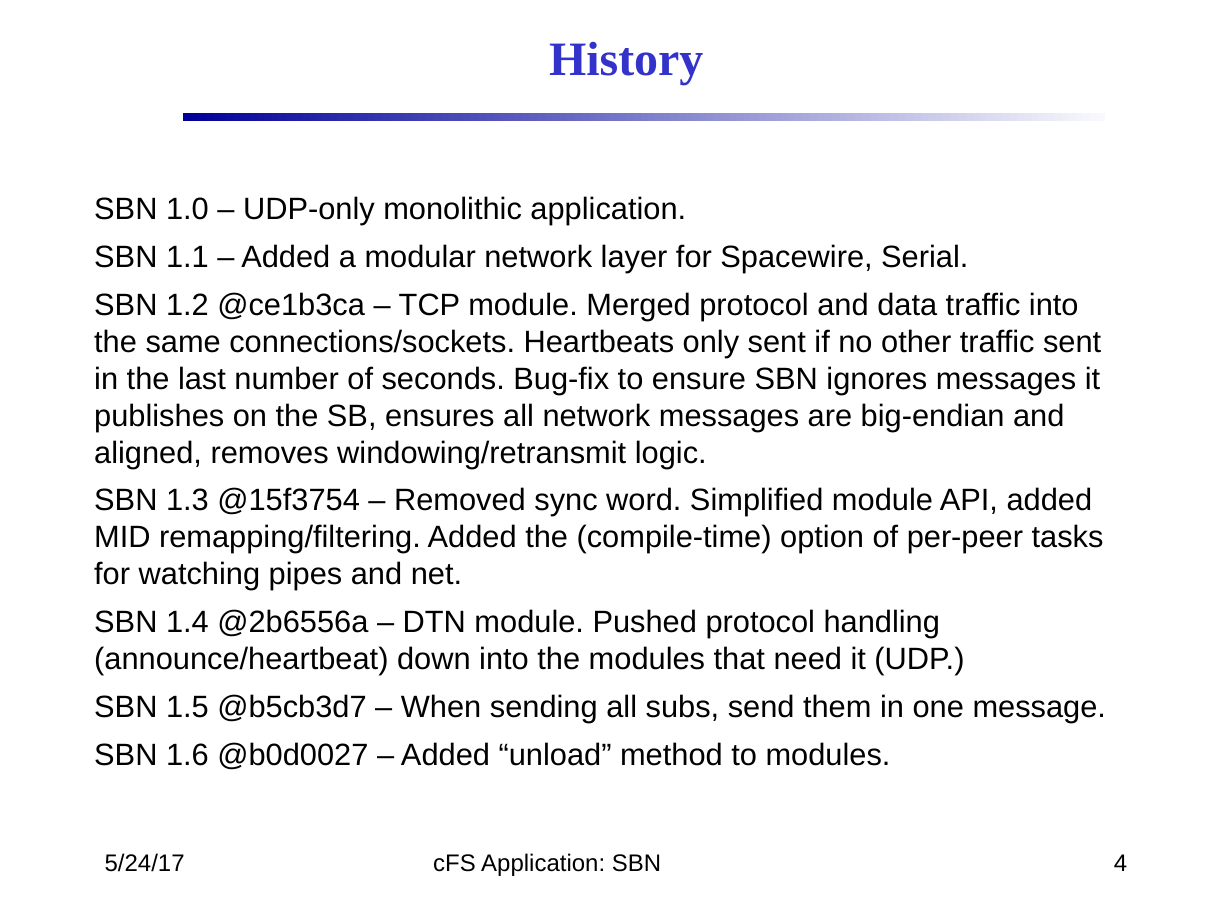
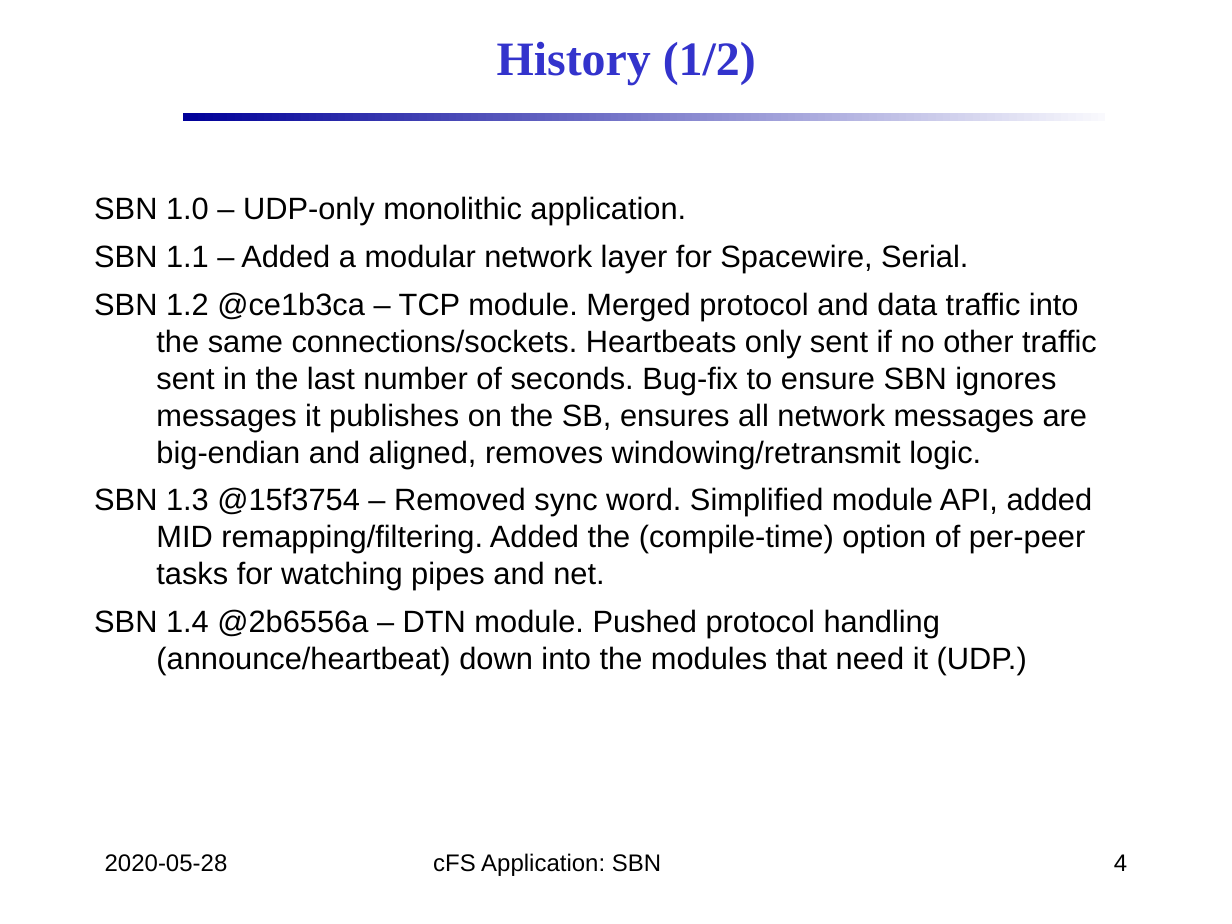
Before and after one commit to nasa/SBN, a slide deck: slide 4 of doc/SBN_Design.pptx. Drawn at 1232x924 pixels with LibreOffice and Linux fonts; fonts in the diff are those of the drawing; background and template pictures are left out. Boxes give left, top, right and bottom in pixels: in the first picture for what was removed or moved away, otherwise in the second. Text is boxed around its words. In the diff, an @@ line names an element or a change of style, - is before the commit and + after.

```diff
--- a/doc/SBN_Design.pptx
+++ b/doc/SBN_Design.pptx
@@ text at box(497, 41, 756, 85): text changed @@
-History
+History (1/2)
@@ text "SBN 1.0 – UDP-only monolithic ..." at box(94, 196, 1097, 675): indent changed @@
@@ text at box(94, 694, 1106, 770): paragraphs removed @@
-SBN 1.5 @b5cb3d7 – When sending all subs, send them in one message.
-SBN 1.6 @b0d0027 – Added “unload” method to modules.
@@ text at box(105, 854, 228, 872): text changed @@
-5/24/17
+2020-05-28
```
Also in this commit, not shown: 15 other slides changed, 4 slides added, 3 slides removed.
